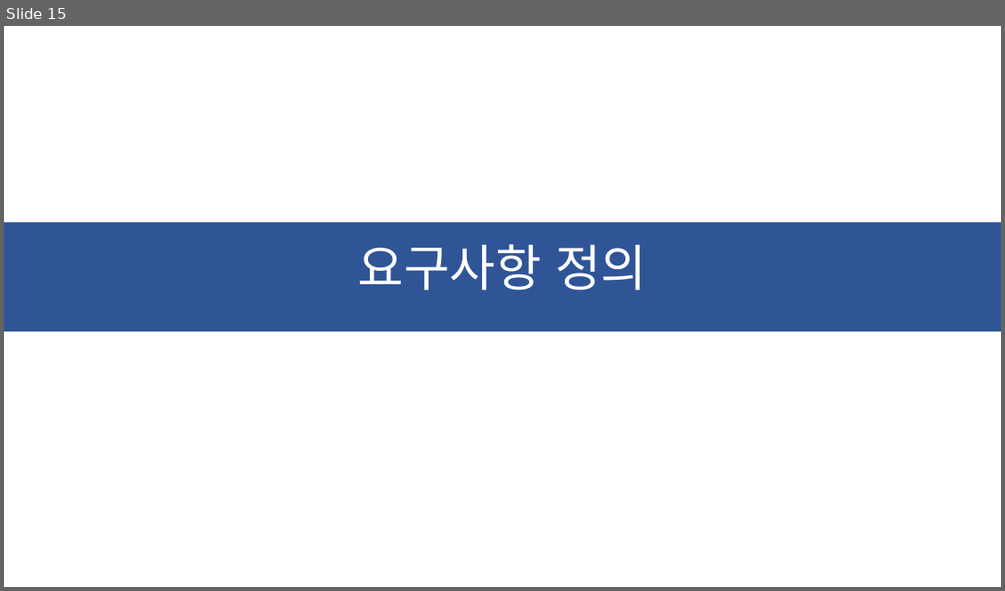
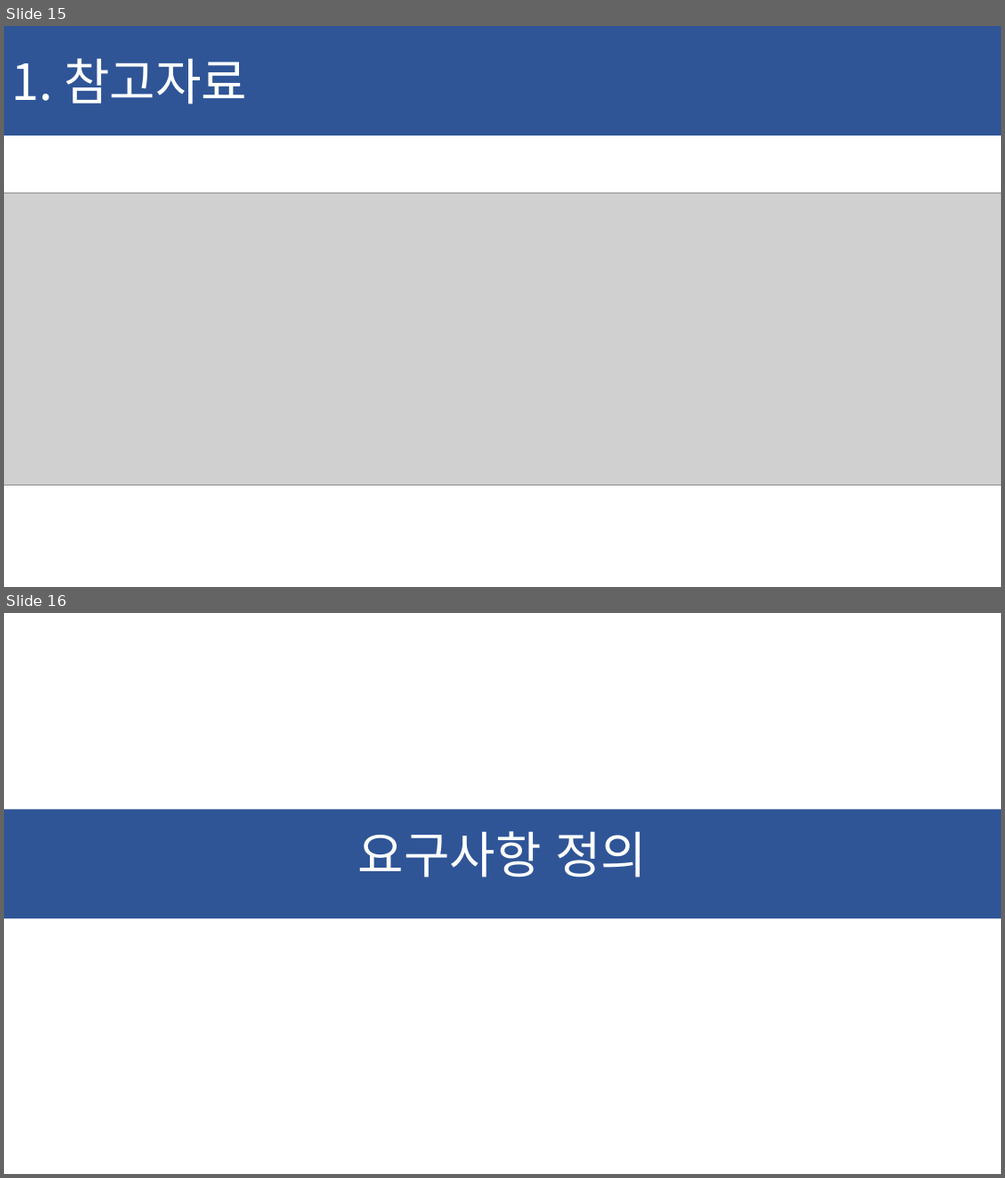
Before and after one commit to ChaeSung-Lee/DJ_InternShip, a slide deck: 2021_Summer/jp.hong/Project_BnD_jph.pptx. Shown one above the other, each under a label of ours: slide 15 before the commit, slides 15 and 16 after it. The pictures are 1005x591 and 1005x1178 pixels, drawn with LibreOffice and Linux fonts; fonts in the diff are those of the drawing; grey boxes stand for pictures. Boxes give left, top, right and bottom in pixels: in the first picture for what was removed or moved away, otherwise in the second. Text is boxed around its words. In the diff, an @@ line names an element or a change of style, - is before the commit and + after.

```diff
--- a/2021_Summer/jp.hong/Project_BnD_jph.pptx
+++ b/2021_Summer/jp.hong/Project_BnD_jph.pptx
@@ slide 15 added at [4,26,1001,587], background #FFFFFF @@
@@ rectangle added at [4,26,1001,135], fill #2F5597, 48 pt, text #FFFFFF @@
+1. 참고자료
@@ picture added at [4,192,1001,484] @@
@@ what was slide 15 is now slide 16 @@
```
Also in this commit, not shown: 2 slides changed.
